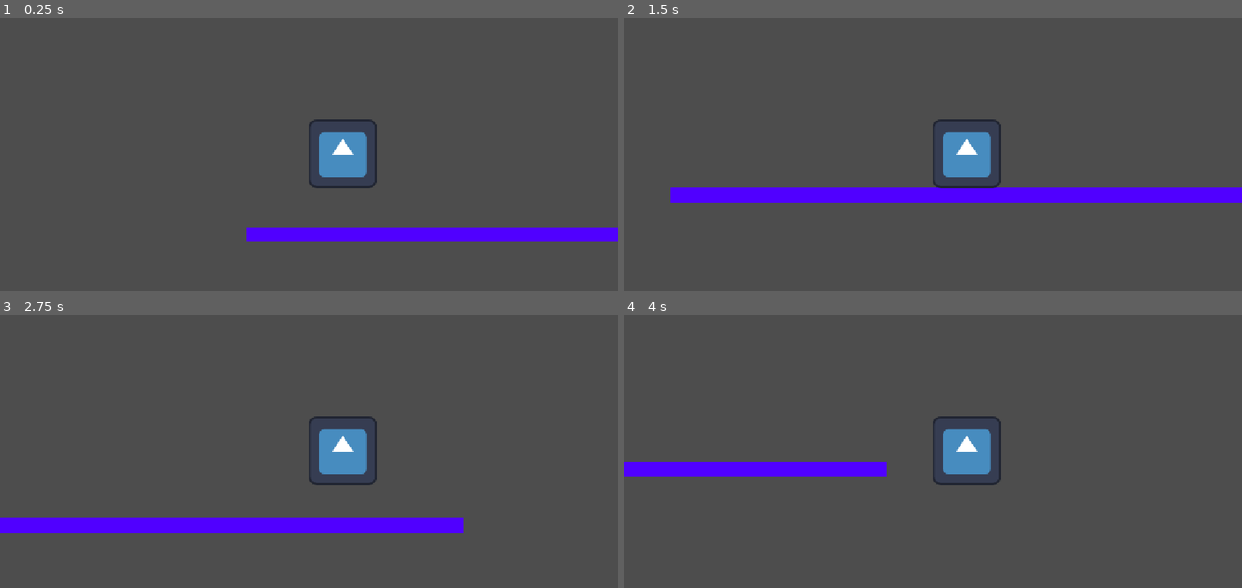
Above: before the commit, frames 1-4 (two rows, left to right).
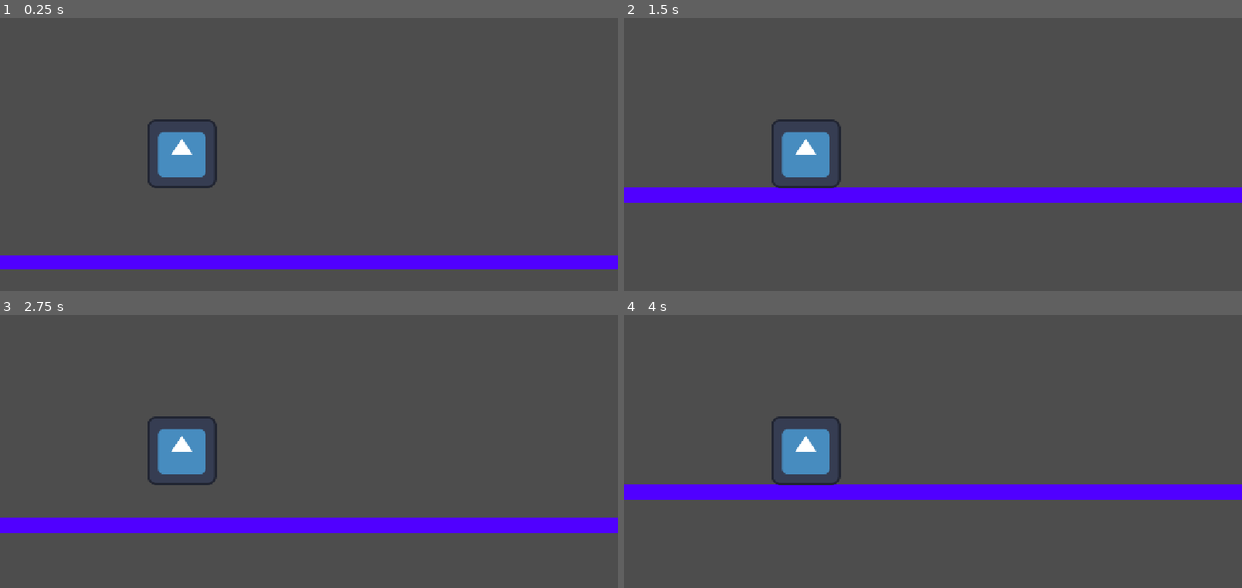
Above: after the commit, the same moments.

Repository: AJMoraes-58/Grupo9-infinite-runner
Game: Godot game, scene res://Cenas/mundo.tscn
The game is run twice, just before and just after one commit, with the same random seed, the same clock (stepped at 60 frames per second) and the same inputs. The engine's default icon, where the game draws it, is replaced by a stand-in: a white triangle on a blue panel in a dark square.
Inputs:
- Up to frame 1 (0.25 s): no input
- Up to frame 2 (1.5 s): hold Up (ui_up) from 0.53 s (still down)
- Up to frame 3 (2.75 s): release Up (ui_up) at 2.03 s; tap Up (ui_up) at 2.1 s
- Up to frame 4 (4 s): hold Up (ui_up) from 2.78 s (still down)

The runs differ from the first frame. In frame 1, 11% of the frame differs, in the area x 0-100%, y 37-93%; in frame 2, 3.7%; in frame 3, 4.7%; in frame 4, 11%.

Commit message:
adiciona a mecanica de pulo duplo e sua verificacao

Diff:
--- a/Cenas/mundo.tscn
+++ b/Cenas/mundo.tscn
@@ -1,26 +1,28 @@
 [gd_scene format=3 uid="uid://bqm65lmpaug2e"]
 
+[ext_resource type="Script" uid="uid://bw1ubfxgx2cip" path="res://Scripts/chao.gd" id="1_j5dva"]
 [ext_resource type="PackedScene" uid="uid://tvtnh34op6og" path="res://Cenas/protagonista.tscn" id="1_oji8i"]
 
-
 [sub_resource type="RectangleShape2D" id="RectangleShape2D_j5dva"]
-size = Vector2(1155, 25)
+size = Vector2(1568, 25)
 
 [node name="Mundo" type="Node2D" unique_id=784131138]
 
-[node name="chao" type="StaticBody2D" parent="." unique_id=645592388]
+[node name="chao" type="StaticBody2D" parent="." unique_id=645592388 node_paths=PackedStringArray("protagonista")]
 position = Vector2(587, 632)
+script = ExtResource("1_j5dva")
+protagonista = NodePath("../protagonista")
 
 [node name="CollisionShape2D" type="CollisionShape2D" parent="chao" unique_id=2132043940]
-position = Vector2(-10.5, 2.5)
+position = Vector2(199, 2.5)
 shape = SubResource("RectangleShape2D_j5dva")
 
 [node name="ColorRect" type="ColorRect" parent="chao" unique_id=1272273090]
-offset_left = -587.0
+offset_left = -584.0
 offset_top = -11.0
-offset_right = 567.0
+offset_right = 980.0
 offset_bottom = 17.0
 color = Color(0.3137255, 0, 1, 1)
 
-[node name="Forster" parent="." unique_id=1602220430 instance=ExtResource("1_oji8i")]
-position = Vector2(40, 385)
+[node name="protagonista" parent="." unique_id=1602220430 instance=ExtResource("1_oji8i")]
+position = Vector2(279, 333)
--- a/Cenas/protagonista.tscn
+++ b/Cenas/protagonista.tscn
@@ -18,3 +18,4 @@
 shape = SubResource("RectangleShape2D_3mf1m")
 
 [node name="Camera2D" type="Camera2D" parent="." unique_id=728148421]
+offset = Vector2(300, 0)
--- /dev/null
+++ b/Scripts/chao.gd
@@ -0,0 +1,7 @@
+extends StaticBody2D
+
+@export var protagonista: CharacterBody2D
+
+func _physics_process(delta: float) -> void:
+	if protagonista != null:
+		global_position.x = protagonista.global_position.x
--- a/Scripts/protagonista.gd
+++ b/Scripts/protagonista.gd
@@ -4,15 +4,22 @@
 #valor do pulo tem que ser negativo porque y=0 eh o topo da tela
 
 const VELOCIDADE_DA_CORRIDA: float = 300.0
-const VELOCIDADE_DO_PULO = -400
+const VELOCIDADE_DO_PULO: float = -400.0
+const MAXIMO_DE_PULOS: int = 2
+
 var gravidade = ProjectSettings.get_setting("physics/2d/default_gravity") #valor padrao do godot
+var quantidadeDePulos: int = 0
 
 func _physics_process(delta: float) -> void: #loop para o jogo rodar
 	if not is_on_floor():
 		velocity.y += gravidade*delta
+	else:
+		quantidadeDePulos = 0
 
 	#ui_up eh a seta pra cima
-	if Input.is_action_just_pressed("ui_up") and is_on_floor():
+	if Input.is_action_just_pressed("ui_up") and quantidadeDePulos < MAXIMO_DE_PULOS:
 		velocity.y = VELOCIDADE_DO_PULO
+		quantidadeDePulos += 1
+
 	velocity.x = VELOCIDADE_DA_CORRIDA
-	move_and_slide() #movimenta o personagem
+	move_and_slide()
Not shown, added: Scripts/chao.gd.uid
